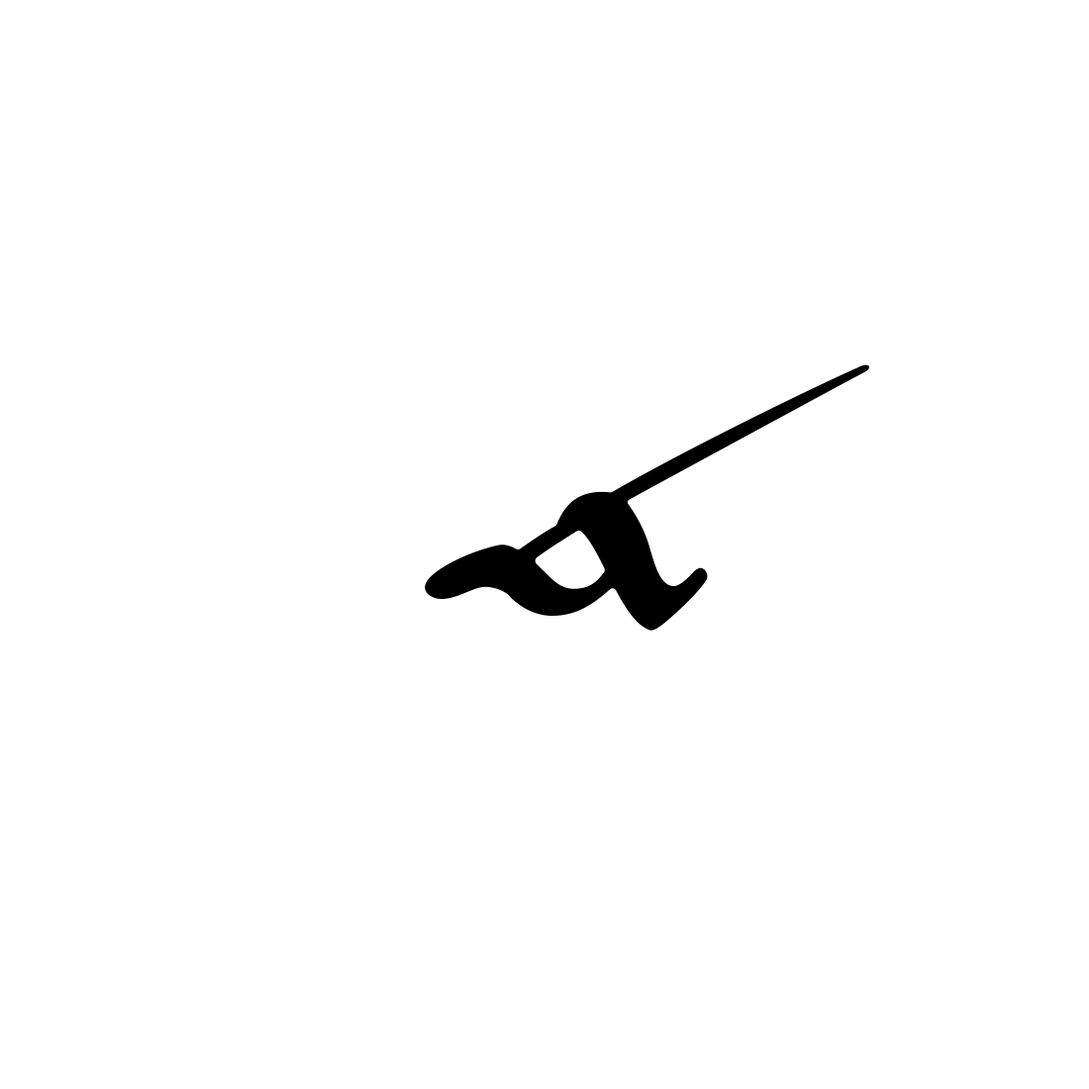
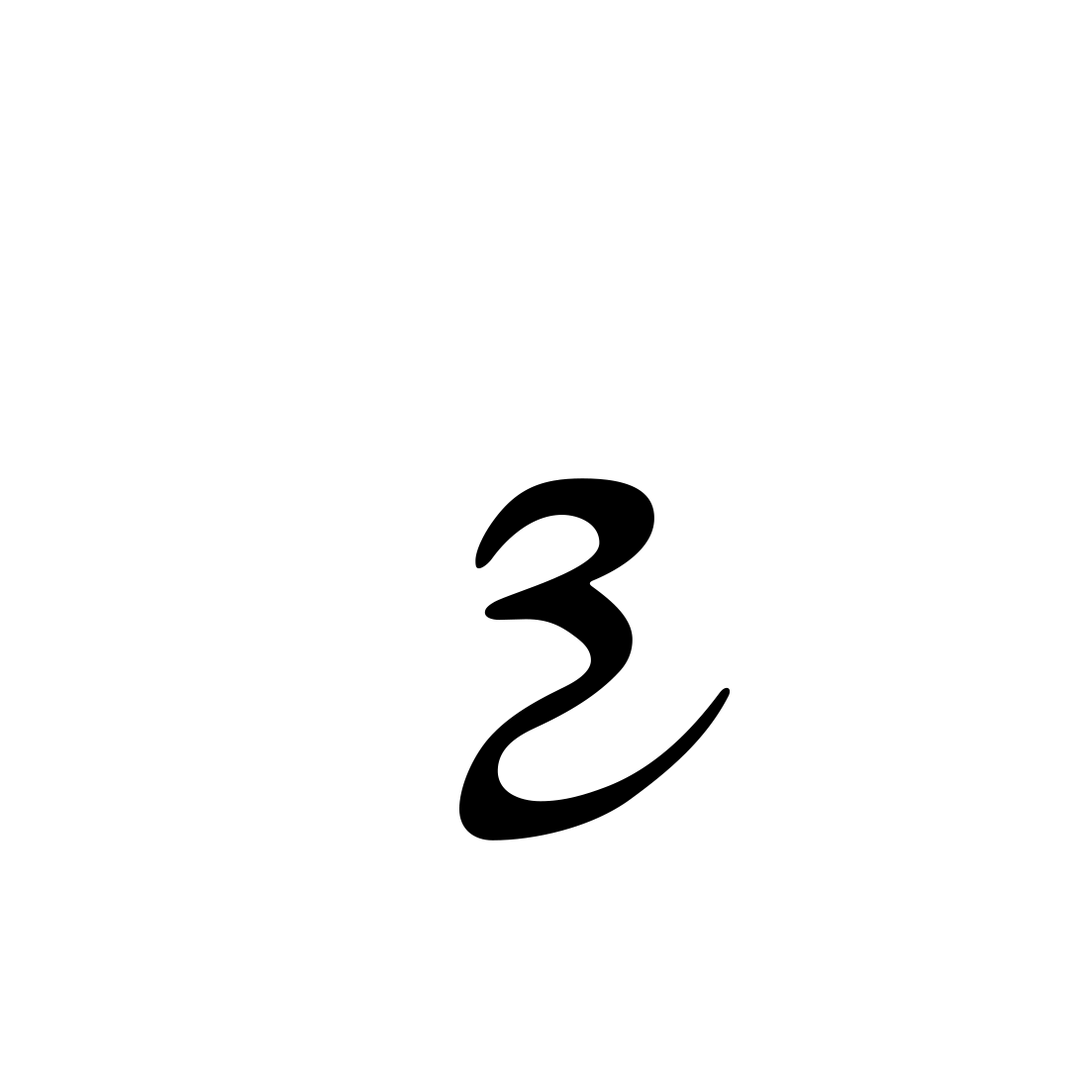
Layers edited between the first and the second w=1089, h=1089 image:
added group "z.png" with 2 layers above "y.png" over [424, 364, 870, 841]
added layer "white" (1st of 26, in "z.png") in group "z.png" over [424, 364, 870, 841]
added group "y.png" with 2 layers above "x.png" over [424, 364, 870, 841]
added layer "white" (2nd of 26, in "y.png") in group "y.png" over [424, 364, 870, 841]
added group "x.png" with 2 layers above "w.png" over [424, 364, 870, 841]
added layer "white" (3rd of 26, in "x.png") in group "x.png" over [424, 364, 870, 841]
added group "w.png" with 2 layers above "v.png" over [424, 364, 870, 841]
added layer "white" (4th of 26, in "w.png") in group "w.png" over [424, 364, 870, 841]
added group "v.png" with 2 layers above "u.png" over [424, 364, 870, 841]
added layer "white" (5th of 26, in "v.png") in group "v.png" over [424, 364, 870, 841]
added group "u.png" with 2 layers above "t.png" over [424, 364, 870, 841]
added layer "white" (6th of 26, in "u.png") in group "u.png" over [424, 364, 870, 841]
added group "t.png" with 2 layers above "s.png" over [424, 364, 870, 841]
added layer "white" (7th of 26, in "t.png") in group "t.png" over [424, 364, 870, 841]
added group "s.png" with 2 layers above "r.png" over [424, 364, 870, 841]
added layer "white" (8th of 26, in "s.png") in group "s.png" over [424, 364, 870, 841]
added group "r.png" with 2 layers above "q.png" over [424, 364, 870, 841]
added layer "white" (9th of 26, in "r.png") in group "r.png" over [424, 364, 870, 841]
added group "q.png" with 2 layers above "p.png" over [424, 364, 870, 841]
added layer "q" in group "q.png" over [424, 364, 870, 841]
added layer "white" (10th of 26, in "q.png") in group "q.png" over [424, 364, 870, 841]
added group "p.png" with 2 layers above "o.png" over [424, 364, 870, 841]
added layer "white" (11th of 26, in "p.png") in group "p.png" over [424, 364, 870, 841]
…and 50 more changes (49 added, 1 renamed, 1 stack)
